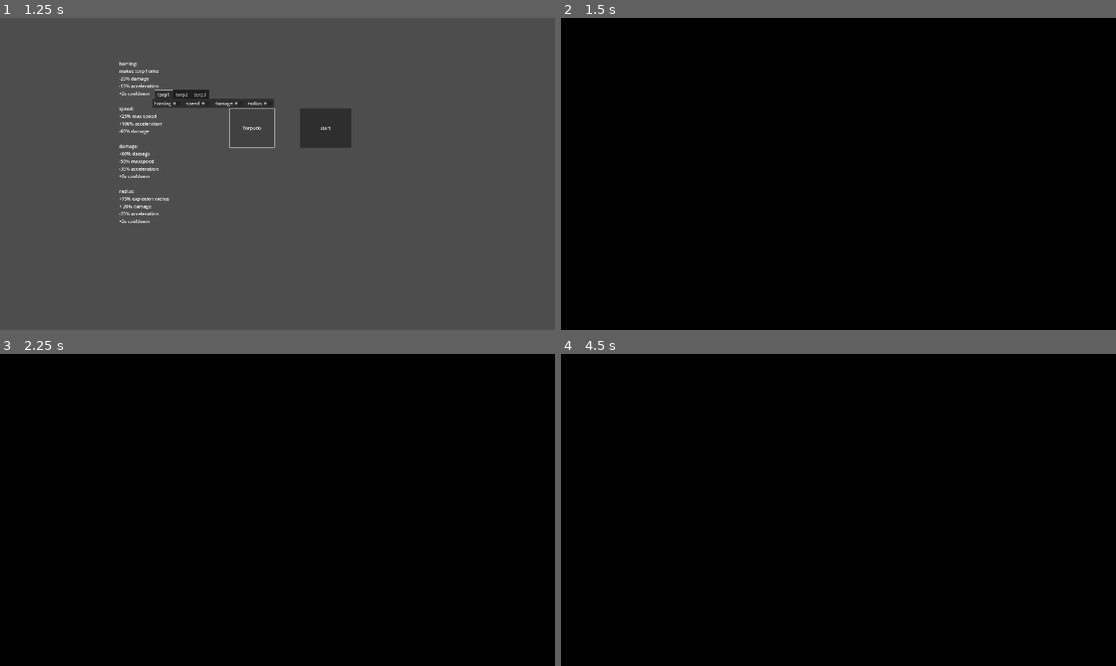
Above: before the commit, frames 1-4 (two rows, left to right).
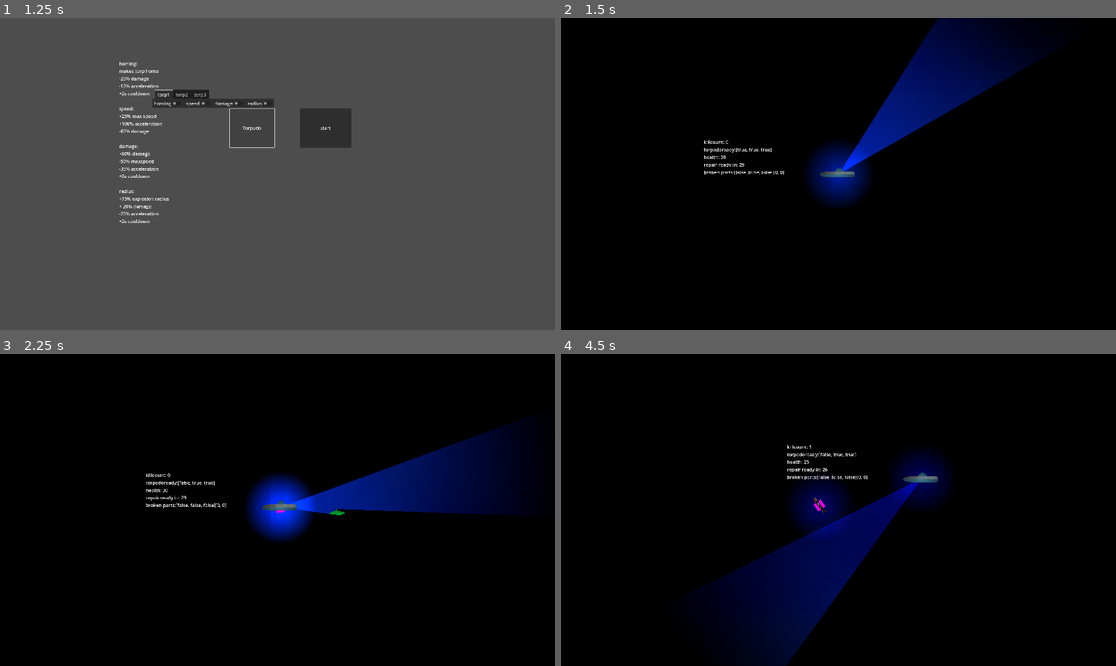
Above: after the commit, the same moments.

Repository: Sub-game-team/Subgame
Game: Godot game, scene res://main_menu.tscn
Same seed, same stepped clock (60 frames per second), same inputs: the game is played once before the commit and once after it. Sound files missing from this copy of the repository are replaced by a short silence.
Inputs (mouse positions are in pixels of both pictures, inside the frame that each line leads up to):
- Up to frame 1 (1.25 s): click "Torpedo" at 0.5 s
- Up to frame 2 (1.5 s): click "start" at 1.25 s
- Up to frame 3 (2.25 s): tap Enter at 2 s; move the mouse to (399, 494) at 2.02 s; hold Right (right) from 2.03 s (still down); hold Up (up) from 2.03 s (still down); click (399, 494) at 2.17 s
- Up to frame 4 (4.5 s): move the mouse to (727, 525) at 2.77 s; release Up (up) at 2.78 s; tap R (repair) at 2.85 s; tap Up (up) at 3.02, 3.05, 3.32 s; tap Space at 3.5 s; move the mouse to (894, 441) at 3.52 s; release Right (right) at 3.53 s; hold Left (left) 3.53-4.28 s; hold Up (up) 3.53-4.28 s; click (894, 441) at 3.6 s; move the mouse to (810, 572) at 4.27 s; hold Right (right) from 4.28 s (still down); tap 1 (torpedo0) at 4.35 s; click (810, 572) at 4.42 s

Frame 1 is identical in both runs. In frame 2, 8.4% of the frame differs, in the area x 25-87%, y 0-61%; in frame 3, 8.8%; in frame 4, 11%, in the area x 25-70%, y 29-100%.
Error before the commit: Attempt to call function 'start_sub' in base 'null instance' on a null instance. (res://main.gd:39)
Error after the commit: Attempt to call function 'store_line' in base 'null instance' on a null instance. (res://main.gd:75)

Commit message:
1

Diff:
--- a/Player.gd
+++ b/Player.gd
@@ -32,13 +32,13 @@
 
 func get_movement():
 	if Input.is_action_pressed("left") and xMovement >= -488:
-		xMovement -= 8 * movementpenalty
+		xMovement -= 8 * Input.get_action_strength("left") * movementpenalty
 	if Input.is_action_pressed("right") and xMovement <= 488:
-		xMovement += 8 * movementpenalty
+		xMovement += 8 * Input.get_action_strength("right") * movementpenalty
 	if Input.is_action_pressed("up") and yMovement >= -488:
-		yMovement -= 8 * movementpenalty
+		yMovement -= 8 * Input.get_action_strength("up") * movementpenalty
 	if Input.is_action_pressed("down") and yMovement <= 488:
-		yMovement += 8 * movementpenalty
+		yMovement += 8 * Input.get_action_strength("down") * movementpenalty
 	if xMovement >= 4 and not Input.is_action_pressed("right"):
 		xMovement -= 4
 	if xMovement <= -4 and not Input.is_action_pressed("left"):
--- a/main.gd
+++ b/main.gd
@@ -49,7 +49,7 @@
 	$Player.start_sub()
 	create_mob()
 	$mob.stop = false
-	$Timer.start(3)
+	$Timer.start()
 
 
 func save_game():
--- a/main.tscn
+++ b/main.tscn
@@ -19,11 +19,13 @@
 tileset = ExtResource("4_njx7p")
 crosshair_scene = ExtResource("5_3e7h7")
 vulkanschnecken_scene = ExtResource("6_ad2yy")
+reset_progress = true
 
 [node name="TileMap" parent="." instance=ExtResource("4_njx7p")]
 
 [node name="Timer" type="Timer" parent="."]
 wait_time = 3.0
+one_shot = true
 
 [node name="Area2D_mobspawner" type="Area2D" parent="."]
 monitoring = false
--- a/main_menu.tscn
+++ b/main_menu.tscn
@@ -31,6 +31,7 @@
 [node name="Label" type="Label" parent="Node2D2/Button" groups=["torpedo_menu"]]
 visible = false
 light_mask = 4
+layout_mode = 0
 offset_left = -383.0
 offset_top = -168.0
 offset_right = 165.0
@@ -62,6 +63,7 @@
 [node name="TabContainer" type="TabContainer" parent="Node2D2/Button" groups=["torpedo_menu"]]
 visible = false
 light_mask = 4
+layout_mode = 0
 offset_left = -268.0
 offset_top = -65.0
 offset_right = 153.0
--- a/project.godot
+++ b/project.godot
@@ -32,24 +32,28 @@
 "deadzone": 0.5,
 "events": [Object(InputEventKey,"resource_local_to_scene":false,"resource_name":"","device":0,"window_id":0,"alt_presse …(181 unchanged characters)…
 , Object(InputEventKey,"resource_local_to_scene":false,"resource_name":"","device":-1,"window_id":0,"alt_pressed":false,"shift_pressed":false,"ctrl_pressed":false,"meta_pressed":false,"pressed":false,"keycode":0,"physical_keycode":83,"key_label":0,"unicode":115,"echo":false,"script":null)
+, Object(InputEventJoypadMotion,"resource_local_to_scene":false,"resource_name":"","device":-1,"axis":1,"axis_value":1.0,"script":null)
 ]
 }
 up={
 "deadzone": 0.5,
 "events": [Object(InputEventKey,"resource_local_to_scene":false,"resource_name":"","device":0,"window_id":0,"alt_presse …(181 unchanged characters)…
 , Object(InputEventKey,"resource_local_to_scene":false,"resource_name":"","device":-1,"window_id":0,"alt_pressed":false,"shift_pressed":false,"ctrl_pressed":false,"meta_pressed":false,"pressed":false,"keycode":0,"physical_keycode":87,"key_label":0,"unicode":119,"echo":false,"script":null)
+, Object(InputEventJoypadMotion,"resource_local_to_scene":false,"resource_name":"","device":-1,"axis":1,"axis_value":-1.0,"script":null)
 ]
 }
 right={
 "deadzone": 0.5,
 "events": [Object(InputEventKey,"resource_local_to_scene":false,"resource_name":"","device":0,"window_id":0,"alt_presse …(181 unchanged characters)…
 , Object(InputEventKey,"resource_local_to_scene":false,"resource_name":"","device":-1,"window_id":0,"alt_pressed":false,"shift_pressed":false,"ctrl_pressed":false,"meta_pressed":false,"pressed":false,"keycode":0,"physical_keycode":68,"key_label":0,"unicode":100,"echo":false,"script":null)
+, Object(InputEventJoypadMotion,"resource_local_to_scene":false,"resource_name":"","device":-1,"axis":0,"axis_value":1.0,"script":null)
 ]
 }
 left={
 "deadzone": 0.5,
 "events": [Object(InputEventKey,"resource_local_to_scene":false,"resource_name":"","device":0,"window_id":0,"alt_presse …(181 unchanged characters)…
 , Object(InputEventKey,"resource_local_to_scene":false,"resource_name":"","device":-1,"window_id":0,"alt_pressed":false,"shift_pressed":false,"ctrl_pressed":false,"meta_pressed":false,"pressed":false,"keycode":0,"physical_keycode":65,"key_label":0,"unicode":97,"echo":false,"script":null)
+, Object(InputEventJoypadMotion,"resource_local_to_scene":false,"resource_name":"","device":-1,"axis":0,"axis_value":-1.0,"script":null)
 ]
 }
 ui_zoom_in={
